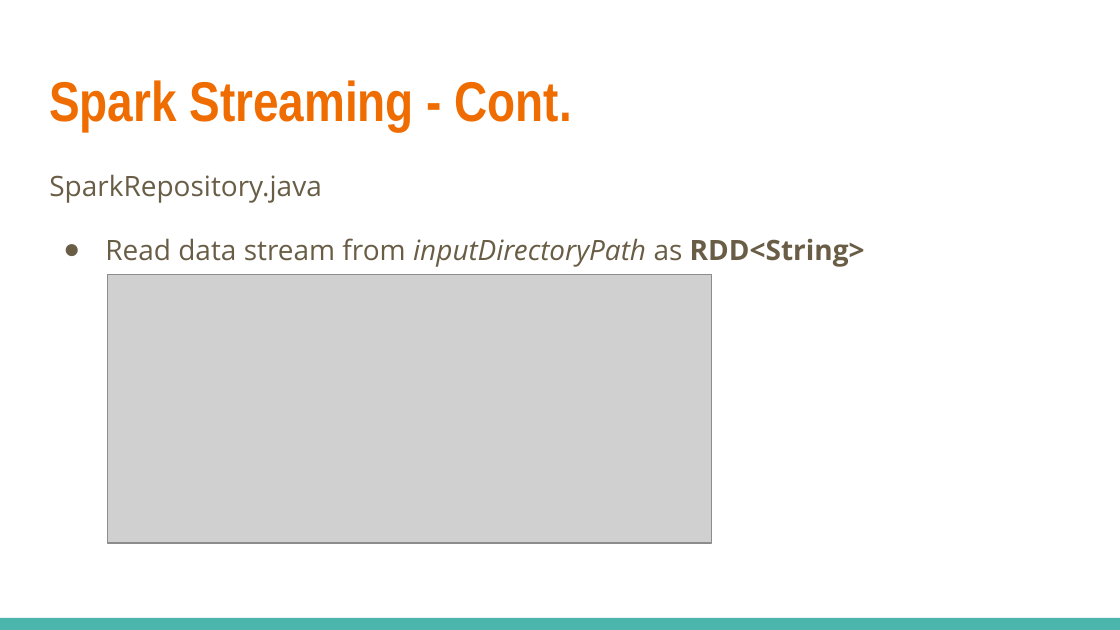
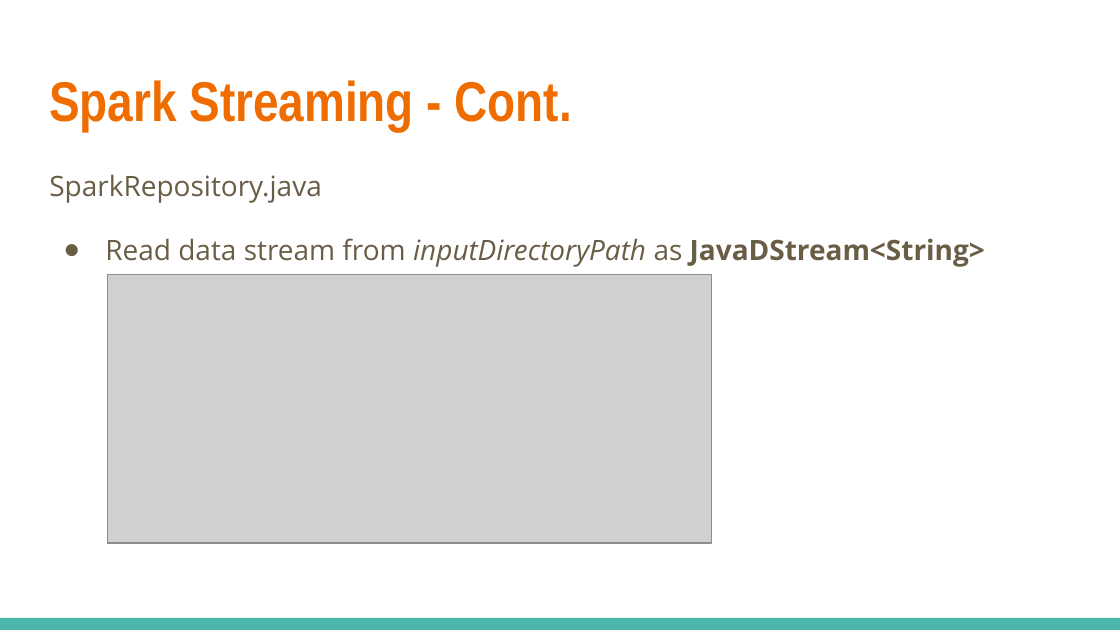
Before and after one commit to dorakhiev/BookReviewRate, a slide deck: slide 11 of Slide/Big Data Technology_BookReviewRatings.pptx. Drawn at 1120x630 pixels with LibreOffice and Linux fonts; fonts in the diff are those of the drawing; grey boxes stand for pictures. Boxes give left, top, right and bottom in pixels: in the first picture for what was removed or moved away, otherwise in the second. Text is boxed around its words. In the diff, an @@ line names an element or a change of style, - is before the commit and + after.

Commit message:
Updated slide to replace RDD<String> with JavaDStream<String>

```diff
--- a/Slide/Big Data Technology_BookReviewRatings.pptx
+++ b/Slide/Big Data Technology_BookReviewRatings.pptx
@@ text at box(105, 238, 985, 267): text changed @@
-● Read data stream from inputDirectoryPath as RDD<String>
+● Read data stream from inputDirectoryPath as JavaDStream<String>
```
Also in this commit, not shown: 1 other slide changed.
